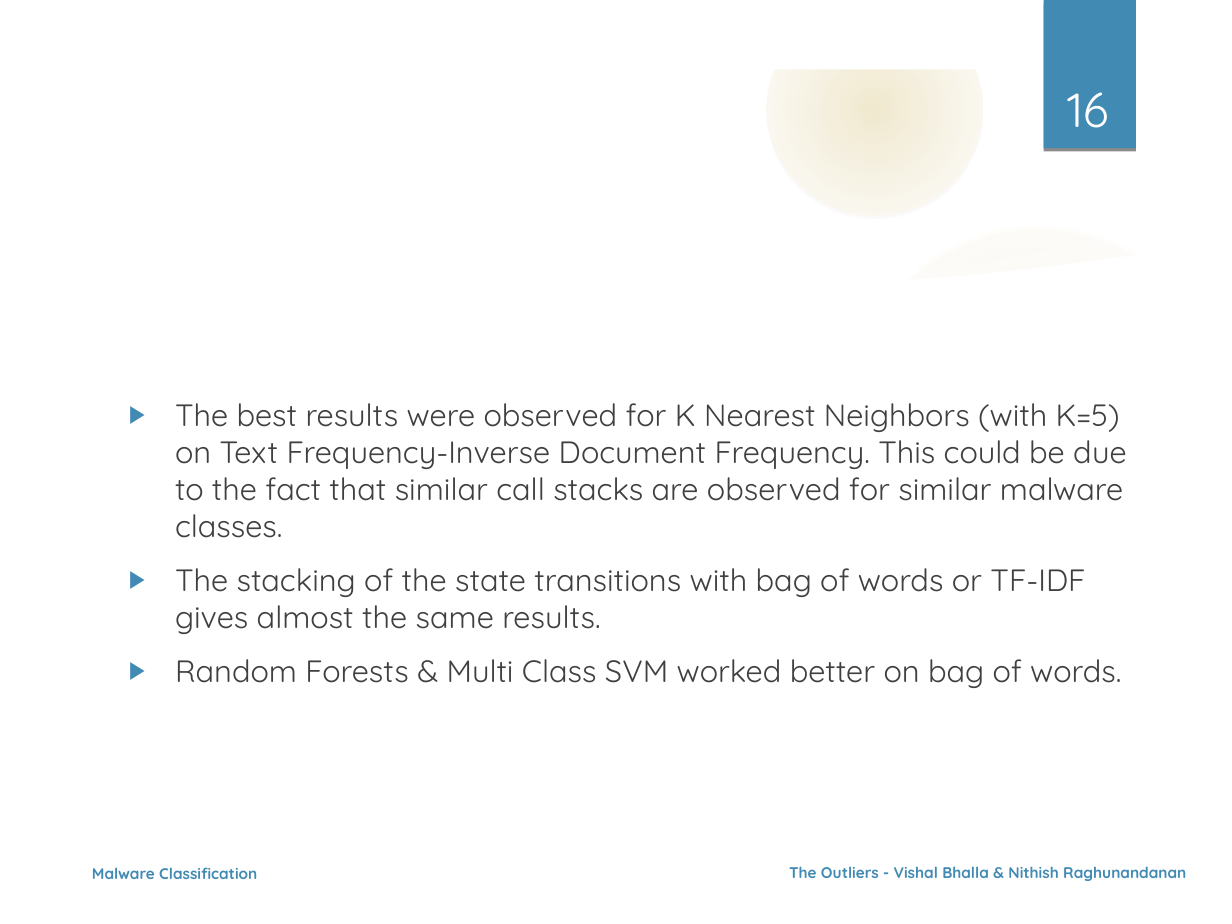
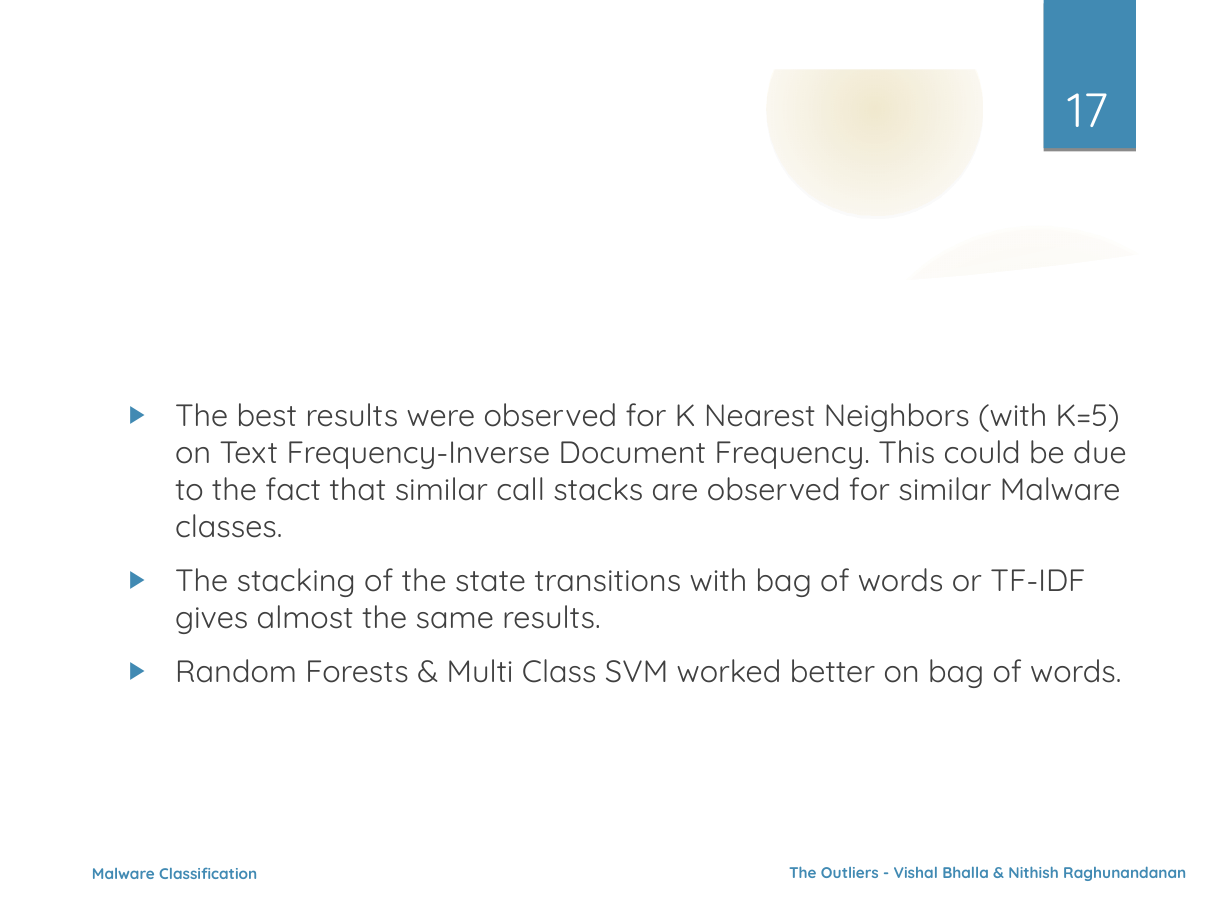
Before and after one commit to nehgu/Anomaly-Detection, a slide deck: slide 17 of Challenges/Malware_Classification_On_Behavioral_Data_Challenge_5/Ppt_Malware_Classification_Challenge_5.odp (slide 16 before the commit). Drawn at 1232x924 pixels with LibreOffice and Linux fonts; fonts in the diff are those of the drawing; background and template pictures are left out. Boxes give left, top, right and bottom in pixels: in the first picture for what was removed or moved away, otherwise in the second. Text is boxed around its words. In the diff, an @@ line names an element or a change of style, - is before the commit and + after.

```diff
--- a/Challenges/Malware_Classification_On_Behavioral_Data_Challenge_5/Ppt_Malware_Classification_Challenge_5.odp
+++ b/Challenges/Malware_Classification_On_Behavioral_Data_Challenge_5/Ppt_Malware_Classification_Challenge_5.odp
@@ page number at (1067,93,1108,127): text changed @@
-16
+17
@@ text at (175,403,1127,538): text changed @@
-▶ The best results were observed for K Nearest Neighbors (with K=5) on Text Frequency-Inverse Document Frequency. This could be due to the fact that similar call stacks are observed for similar malware classes.
+▶ The best results were observed for K Nearest Neighbors (with K=5) on Text Frequency-Inverse Document Frequency. This could be due to the fact that similar call stacks are observed for similar Malware classes.
```
Also in this commit, not shown: 11 other slides changed, 2 slides added, 2 other files.
